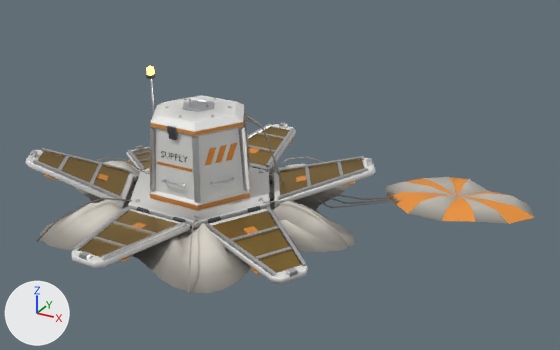
One commit to the glTF model static/martian/assets/models/supply_pod.glb: the scene before it, then after it.
Before and after are seen from a 50 mm camera at (3.72, -5.3, 3.13) aimed at (0.77, 0.07, 0.45). The axes (+X, +Y, +Z) are drawn at lower left. The lights are the same throughout. The older version comes first. Where no turn or scale is listed for an object, it has been applied to the vertices. Vertices at exactly the same position are counted once.
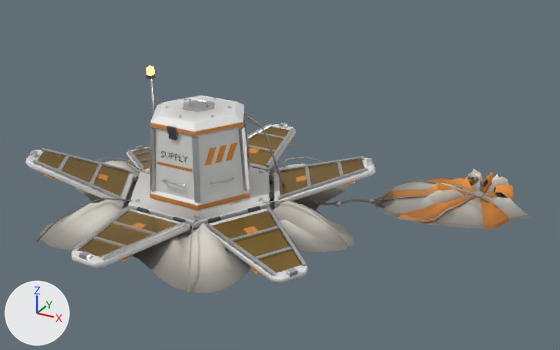
Where the newer file only moved an object's origin or applied its transform, the numbers keep the older frame.

The edits, one by one:
me_mesh_1 is used by ob_mesh_1; location (-1.55, 1.688, -0.02).
me_mesh_1 had 2449 vertices, 4090 faces and spanned x 0.0..4.27, y -3.27..0.0, z 0.01..1.28.
me_mesh_1 now has 3053 vertices, 5191 faces and spans x 0.0..4.24, y -3.27..-0.03, z 0.01..1.28.
me_mesh_1 part 1: the loose piece of 37 vertices spanning x 2.87..4.27, y -0.94..0.0, z 0.02..0.12 is rebuilt with 21 vertices and now spans x 2.89..3.98, y -0.89..-0.21, z 0.02..0.11, in mat_canvas.
me_mesh_1 part 2: 1 vertex moved within x 2.36, y -1.22, z 0.17; 74 vertices removed from x 1.95..3.43, y -1.61..-0.42, z 0.03..0.73; 680 vertices added at x 1.94..4.24, y -1.61..-0.03, z 0.01..0.74.
Other edits to the shape of me_mesh_1 do not show in these pictures.

Location of each change, [x1, y1, x2, y2] in pixels of the pictures (560 x 350 px):
'Mesh_1', reshaped: before [25, 66, 534, 293]; after [25, 66, 530, 293]
part 1 of me_mesh_1, rebuilt: before [386, 177, 534, 224]; after [377, 193, 474, 203]
part 2 of me_mesh_1, reshaped: before [264, 130, 401, 208]; after [263, 129, 530, 229]
